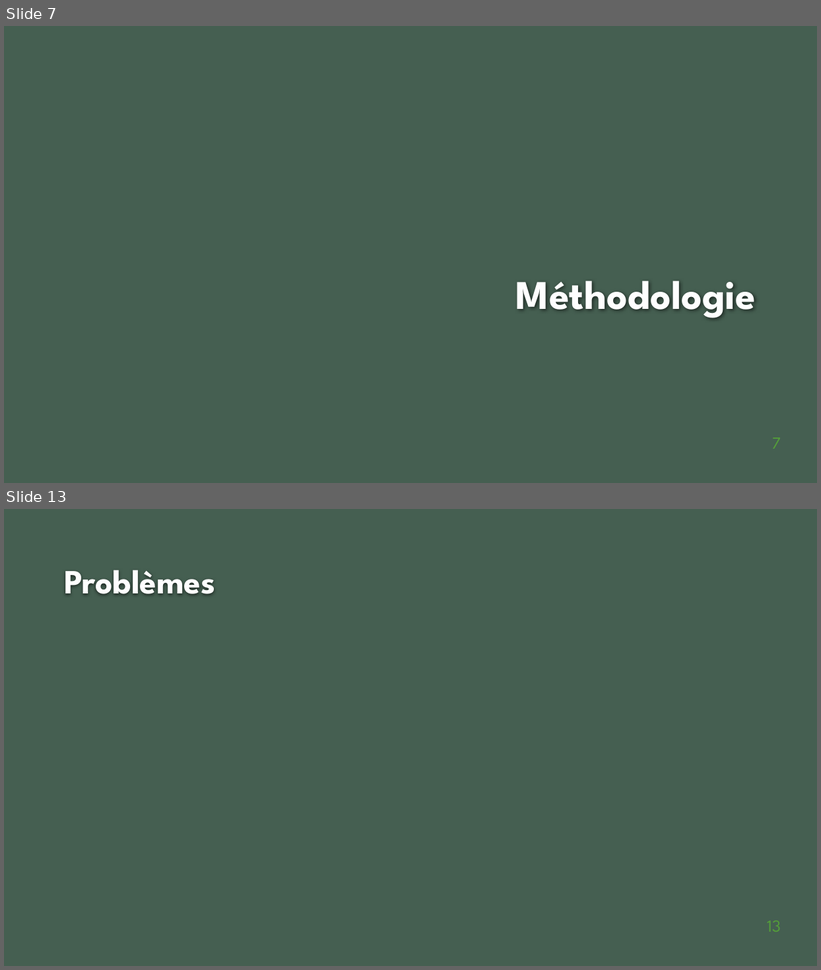
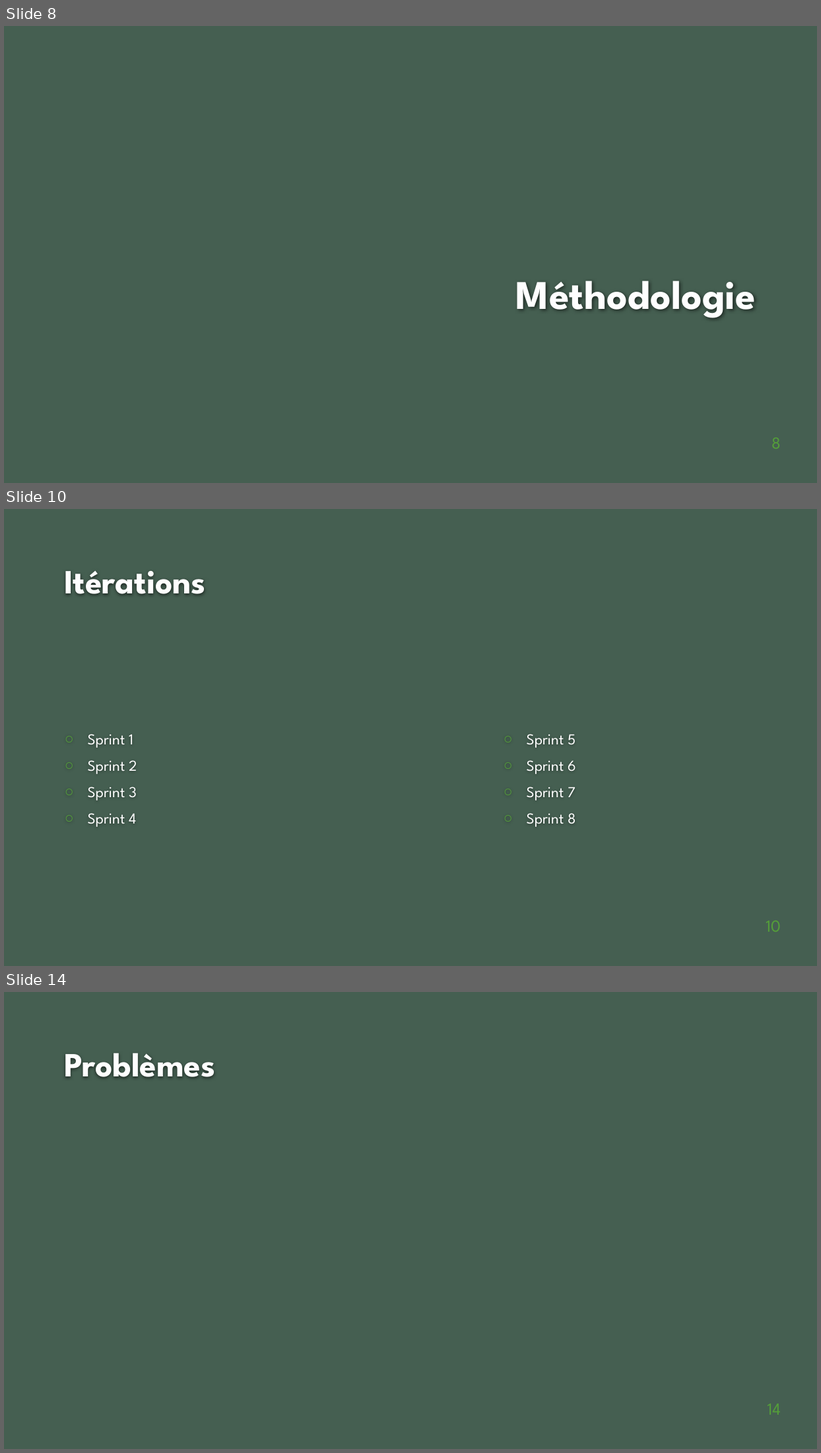
Before and after one commit to stevenliatti/quiz, a slide deck: doc/PresentationYourQuiz.pptx. Shown one above the other, each under a label of ours: slides 7 and 13 before the commit, slides 8, 10 and 14 after it; the slides between them are not shown. The pictures are 821x970 and 821x1453 pixels, drawn with LibreOffice and Linux fonts; fonts in the diff are those of the drawing; background and template pictures are left out. Boxes give left, top, right and bottom in pixels: in the first picture for what was removed or moved away, otherwise in the second. Text is boxed around its words. In the diff, an @@ line names an element or a change of style, - is before the commit and + after.

```diff
--- a/doc/PresentationYourQuiz.pptx
+++ b/doc/PresentationYourQuiz.pptx
@@ slide 10 added at <box>4,509,817,966</box>, background #455F51 @@
@@ title added at <box>64,571,206,594</box>, 40 pt, text #FEFEFE, bold @@
+Itérations
@@ text added at <box>88,734,137,827</box>, 18 pt, text #FFFFFF @@
+○ Sprint 1
+○ Sprint 2
+○ Sprint 3
+○ Sprint 4
@@ text added at <box>527,734,576,827</box>, 18 pt, text #FFFFFF @@
+○ Sprint 5
+○ Sprint 6
+○ Sprint 7
+○ Sprint 8
@@ page number added at <box>766,921,781,932</box>, 20 pt, text #549E39 @@
+10
@@ what was slide 7 is now slide 8 @@
@@ page number at <box>772,438,781,449</box>: text changed @@
-7
+8
@@ what was slide 13 is now slide 14 @@
@@ page number at <box>768,1404,781,1415</box>: text changed @@
-13
+14
```
Also in this commit, not shown: 6 slides changed, 1 other slide added, 1 slide removed.
